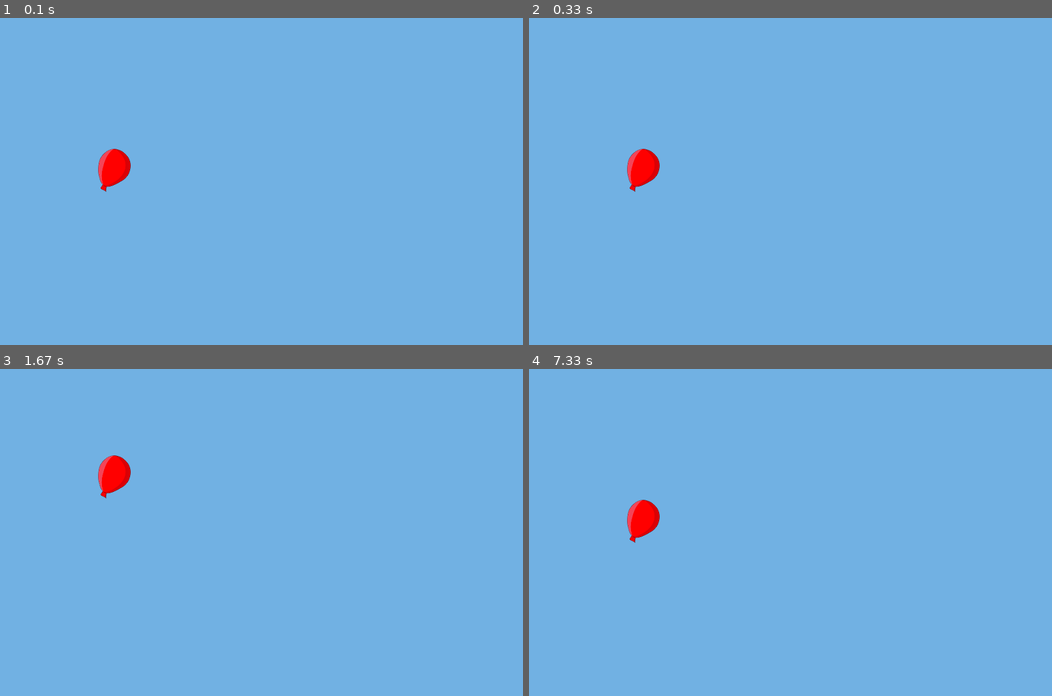
Above: before the commit, frames 1-4 (two rows, left to right).
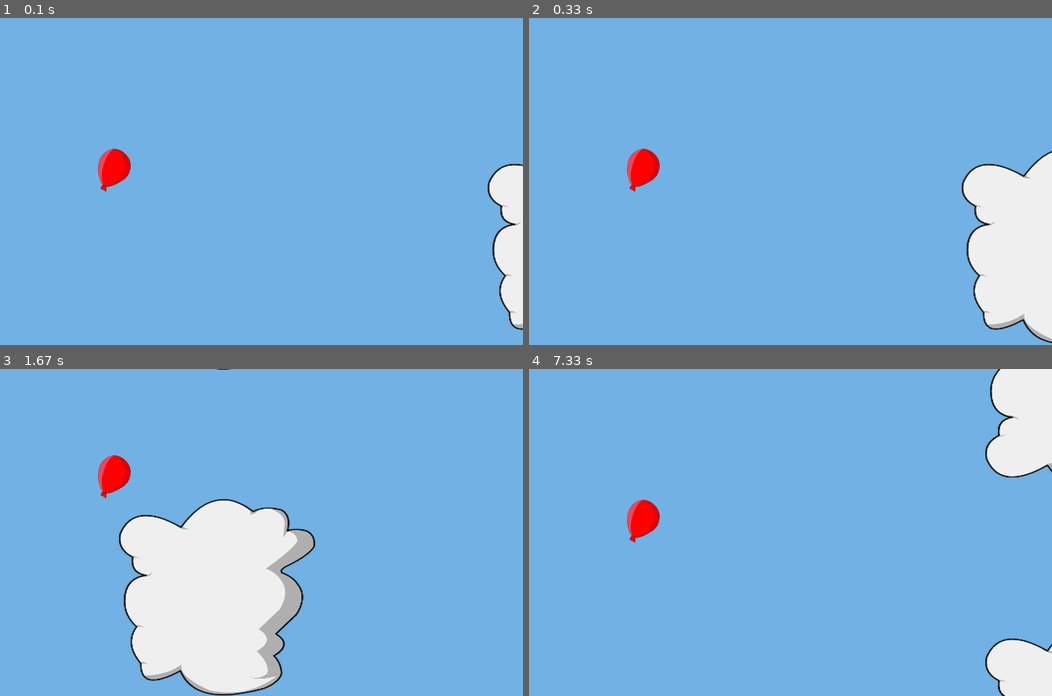
Above: after the commit, the same moments.

Repository: Nonex51/PythonGame
Game: pygame game, started from PyGame/PyGame/PyGame.py
Same seed, same stepped clock (60 frames per second), same inputs: the game is played once before the commit and once after it.
Inputs:
- Up to frame 1 (0.1 s): no input
- Up to frame 2 (0.33 s): no input
- Up to frame 3 (1.67 s): hold Up 0.33-0.8 s; hold Up 0.83-1.2 s; hold Up 1.23-1.53 s; hold Up from 1.57 s (still down)
- Up to frame 4 (7.33 s): release Up at 1.93 s; hold Up 1.97-2.27 s; hold Up 2.3-2.67 s; hold Up 2.7-3 s; hold Up 3.03-3.4 s; hold Up 3.43-3.73 s; hold Up 3.77-4.13 s; hold Up 4.17-4.47 s; hold Up 4.5-4.87 s; hold Up from 7.1 s (still down)

The runs differ from the first frame. In frame 1, 2.4% of the frame differs, in the area x 93-100%, y 44-96%; in frame 2, 7.8%; in frame 3, 17%, in the area x 22-61%, y 0-100%; in frame 4, 5.6%.

Commit message:
Random and clouds flying

Diff:
--- a/PyGame/PyGame/PyGame.py
+++ b/PyGame/PyGame/PyGame.py
@@ -1,5 +1,6 @@
 import pygame
 import time
+from random import *
 
 blue = (113,177,227)
 white = (255,255,255)
@@ -71,6 +72,11 @@
     y = 200
     y_mouvement = 0
 
+    x_cloud = surfaceW
+    y_cloud = randint(-300,20)                #random value
+    espace = ballonH*3                        #height of the space betwwen the clouds
+    cloud_speed = 6
+
     game_over = False                        #create a variable to now if the game need to stop
     while not game_over :
         for event in pygame.event.get():
@@ -88,6 +94,10 @@
         surface.fill(blue)
         ballon(x,y,img)
 
+        clouds(x_cloud,y_cloud, espace)
+
+        x_cloud -= cloud_speed
+
         if y >surfaceH -40 or y < -10 :     #when you touch the border of the windows
             gameOver()
 
